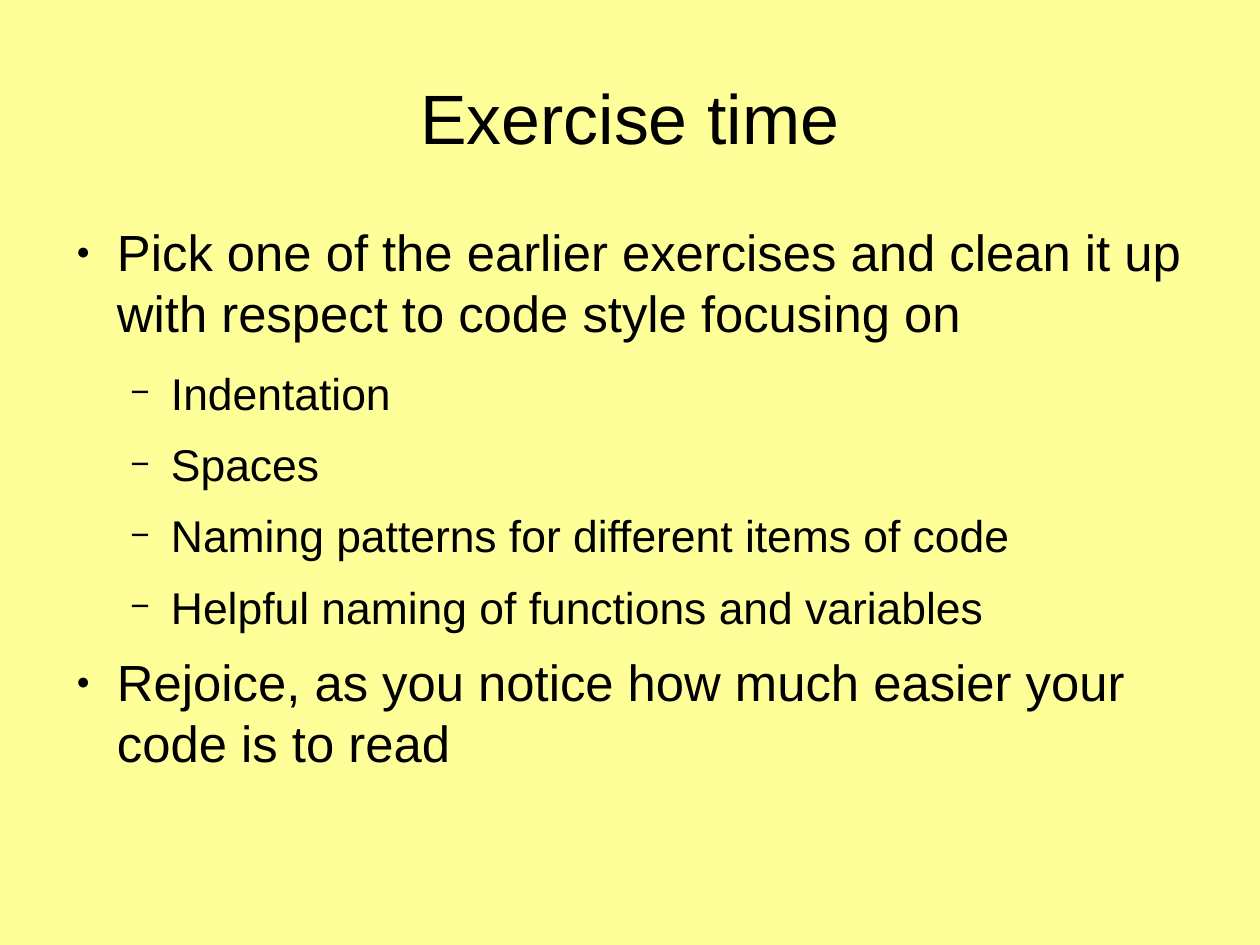
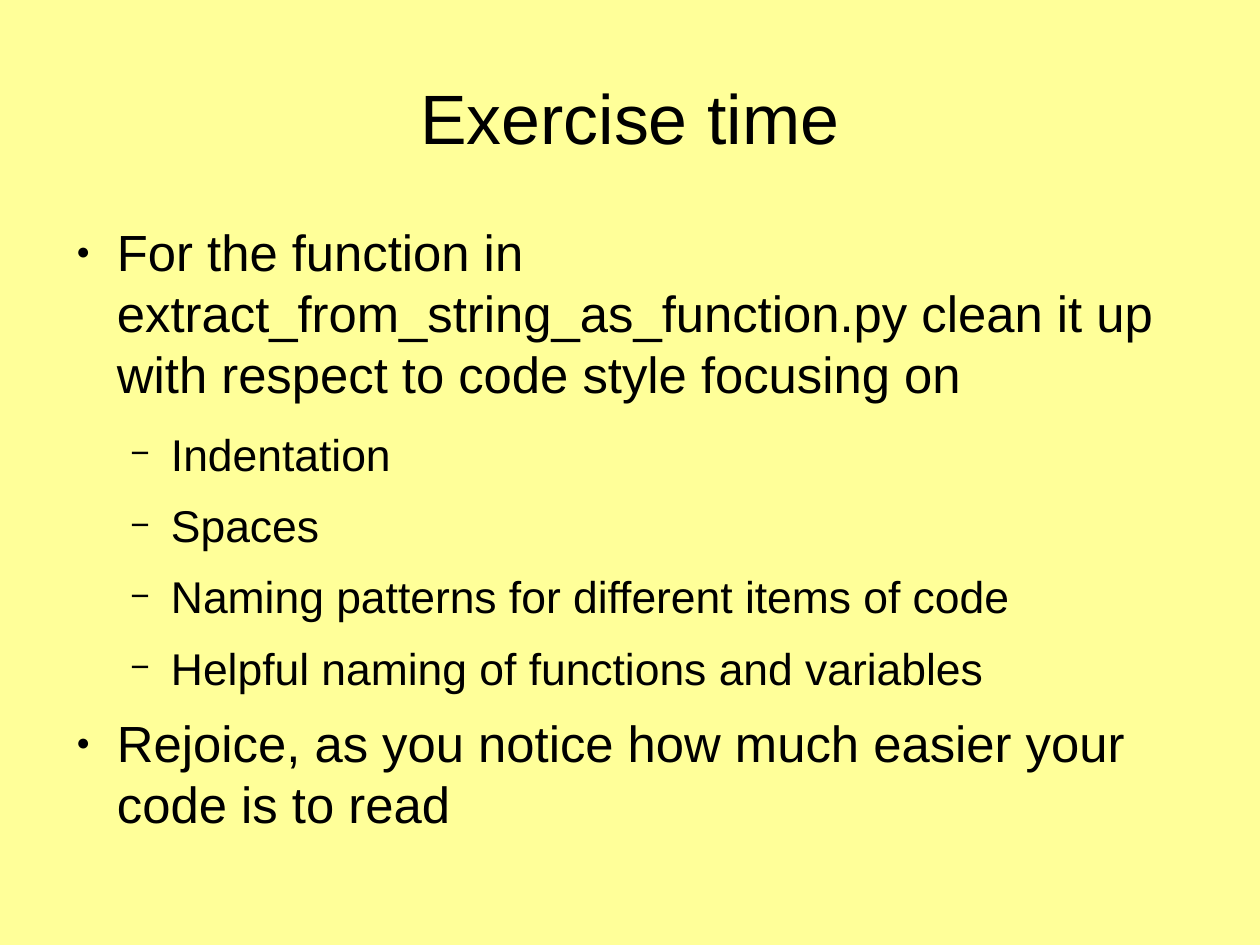
Before and after one commit to KennethNielsen/presentations, a slide deck: slide 105 of python/part1/part1_with_theme.odp. Drawn at 1260x945 pixels with LibreOffice and Linux fonts; fonts in the diff are those of the drawing. Boxes give left, top, right and bottom in pixels: in the first picture for what was removed or moved away, otherwise in the second. Text is boxed around its words. In the diff, an @@ line names an element or a change of style, - is before the commit and + after.

```diff
--- a/python/part1/part1_with_theme.odp
+++ b/python/part1/part1_with_theme.odp
@@ text at <box>117,234,1152,404</box>: text changed @@
-● Pick one of the earlier exercises and clean it up with respect to code style focusing on
+● For the function in extract_from_string_as_function.py clean it up with respect to code style focusing on
```
Also in this commit, not shown: 37 other slides changed, 3 slides added, 4 slides removed, 1 other file.
